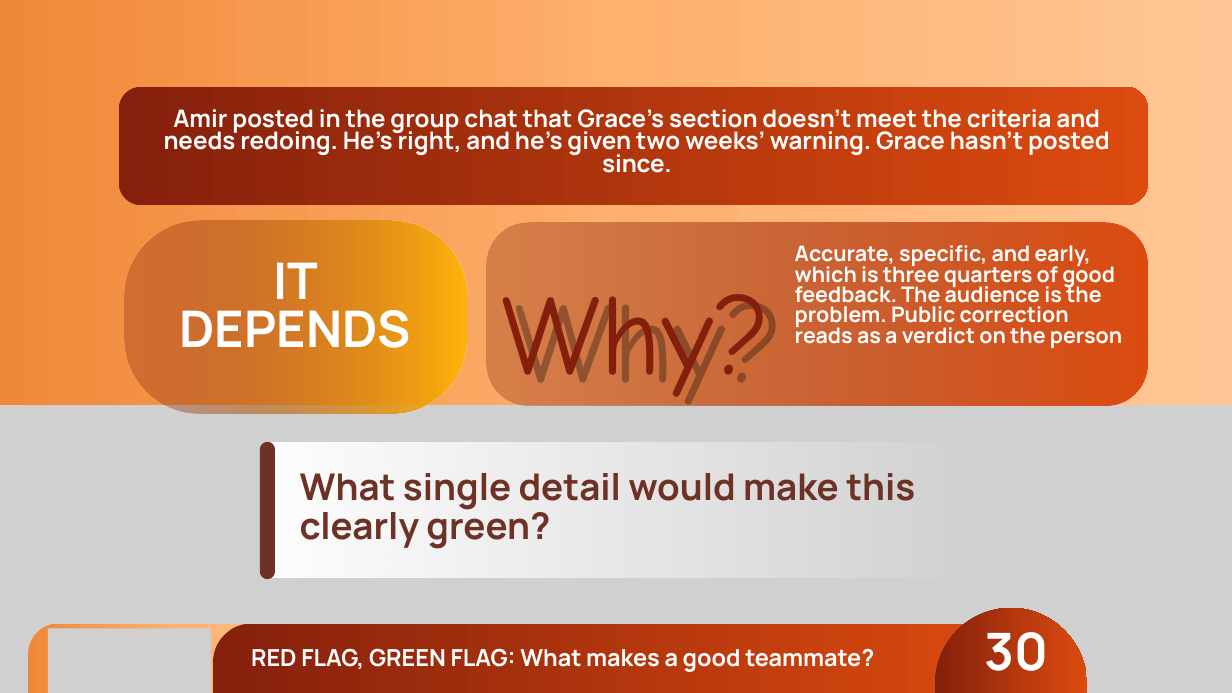
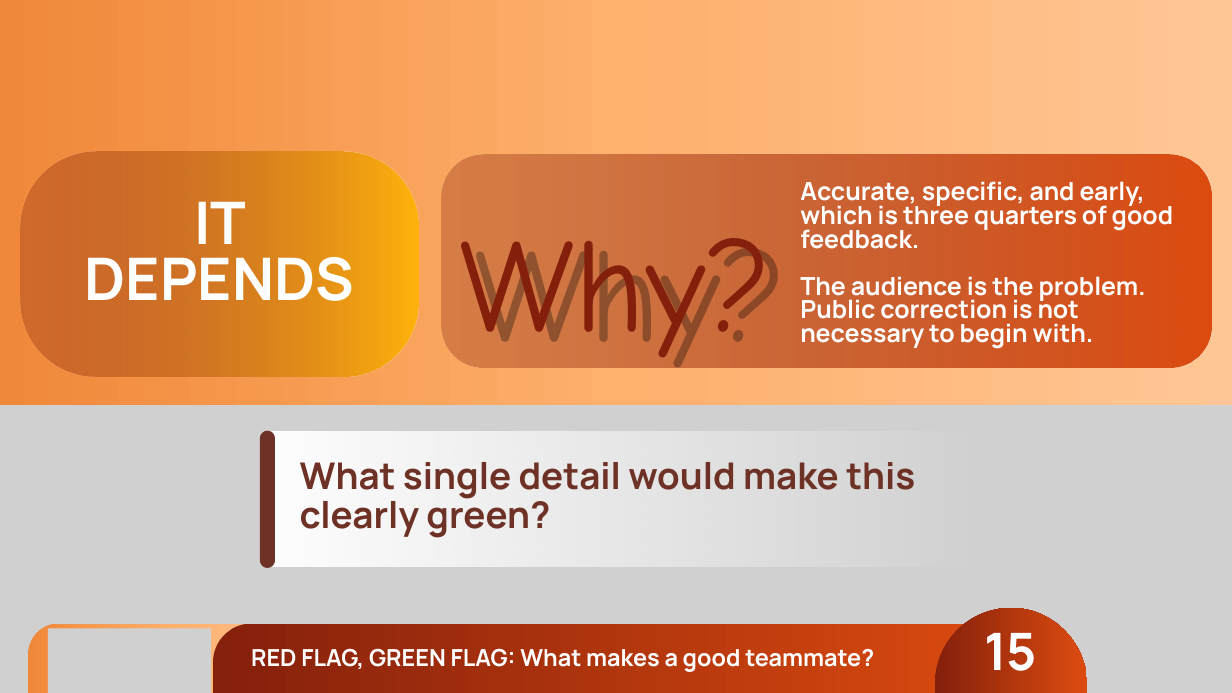
Before and after one commit to joetherockhey/Class-Allocation, a slide deck: slide 16 of assets/red-flag-green-flag.pptx (slide 31 before the commit). Drawn at 1232x693 pixels with LibreOffice and Linux fonts; fonts in the diff are those of the drawing; grey boxes stand for pictures; background and template pictures are left out. Boxes give left, top, right and bottom in pixels: in the first picture for what was removed or moved away, otherwise in the second. Text is boxed around its words. In the diff, an @@ line names an element or a change of style, - is before the commit and + after.

```diff
--- a/assets/red-flag-green-flag.pptx
+++ b/assets/red-flag-green-flag.pptx
@@ freeform shape removed at <box>119,87,1148,205</box> @@
@@ text removed at <box>164,109,1110,173</box> @@
-Amir posted in the group chat that Grace’s section doesn’t meet the criteria and needs redoing. He’s right, and he’s given two weeks’ warning. Grace hasn’t posted since.
@@ freeform shape: place and size @@
-freeform shape at <box>124,220,466,413</box>
+freeform shape at <box>21,152,418,376</box>
@@ text "Why?": place and size @@
-text "Why?" at <box>502,294,771,409</box>
+text "Why?" at <box>475,238,787,383</box>
@@ text "Why?" at <box>475,238,787,383</box>: size 133.2 to 154.9 pt, text colour #000000 at 31% opacity to gradient #841F0B to #DA4610, letter spacing 0.4 to 0.5 pt; line spacing 186.5pt to 216.9pt @@
@@ freeform shape: place and size @@
-freeform shape at <box>486,222,1148,405</box>
+freeform shape at <box>442,155,1211,367</box>
@@ text "IT DEPENDS": place and size @@
-text "IT DEPENDS" at <box>180,262,411,348</box>
+text "IT DEPENDS" at <box>85,201,354,301</box>
@@ text "IT DEPENDS" at <box>85,201,354,301</box>: size 59 to 68.6 pt; line spacing 56pt to 65.2pt @@
@@ text "Why?": place and size @@
-text "Why?" at <box>515,294,784,418</box>
+text "Why?" at <box>460,238,772,373</box>
@@ text "Why?" at <box>460,238,772,373</box>: size 133.2 to 154.9 pt, text colour gradient #841F0B to #DA4610 to #000000 at 31% opacity, letter spacing 0.4 to 0.5 pt; line spacing 186.5pt to 216.9pt @@
@@ text at <box>800,181,1173,349</box>: text changed; size 25 to 29.1 pt @@
-Accurate, specific, and early, which is three quarters of good feedback. The audience is the problem. Public correction reads as a verdict on the person
+Accurate, specific, and early, which is three quarters of good feedback.
+The audience is the problem. Public correction is not necessary to begin with.
@@ 2 freeform shapes, 1 text: place and size @@
-2 freeform shapes, 1 text at <box>260,442,985,579</box>
+2 freeform shapes, 1 text at <box>260,431,985,568</box>
@@ text at <box>984,633,1037,671</box>: text changed @@
-30
+15
```
Also in this commit, not shown: 15 other slides changed, 8 slides added, 20 slides removed, 3 other files.
